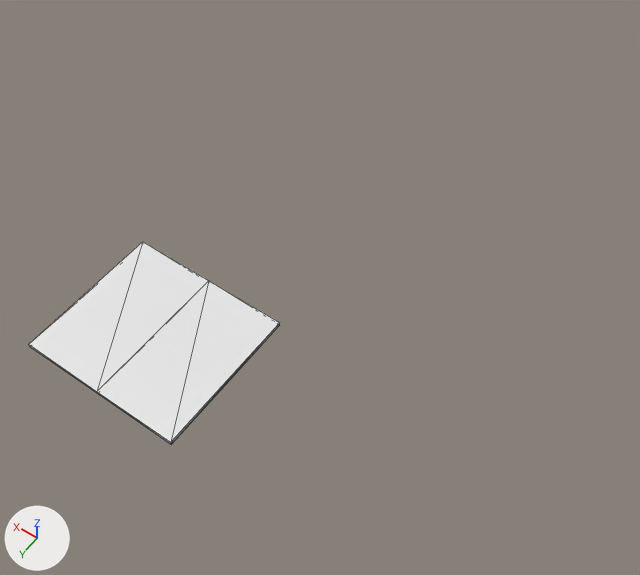
An edit to the glTF model assets/scene/merged-meshes/0_0_-1_MI_Roof01_BC.gltf, drawn before and after from the same camera.
Both versions are drawn from a 50 mm camera at (-40.7, 44.3, 62.7) aimed at (-7.9, -1.6, -9.4). Lighting does not change. The marker at lower left points along +X, +Y and +Z. Mesh edges are drawn as thin lines. Vertices at the same position are counted once.
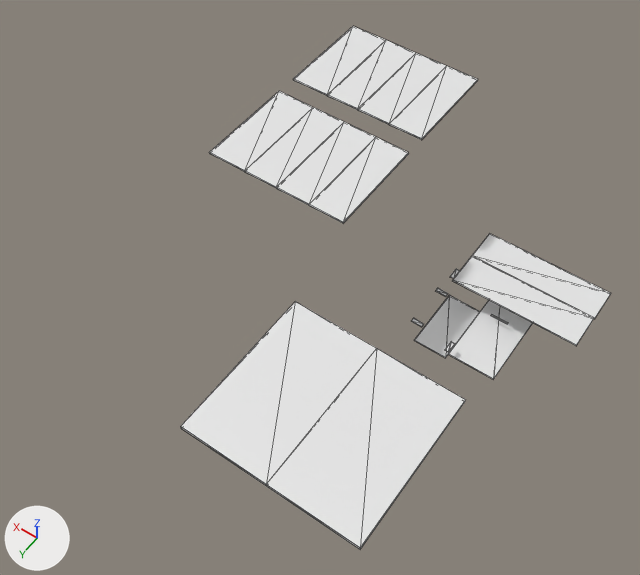
Changed parts and their boxes [x1, y1, x2, y2] in the pictures (640 x 575 px; the box of a moved part takes in the faces that stretch with it):
'Mesh', reshaped (71% wider, 159% taller): before [29, 242, 280, 444]; after [181, 26, 611, 550]
part 1 of me_0_0__1_mi_roof01_bc, moved or reshaped: before [97, 281, 280, 444]; after [266, 349, 466, 550]
part 2 of me_0_0__1_mi_roof01_bc, added: after [450, 269, 460, 279]
part 3 of me_0_0__1_mi_roof01_bc, moved or reshaped: before [29, 242, 208, 394]; after [181, 301, 377, 486]
part 4 of me_0_0__1_mi_roof01_bc, added: after [411, 318, 424, 327]
part 5 of me_0_0__1_mi_roof01_bc, added: after [445, 341, 455, 352]
part 6 of me_0_0__1_mi_roof01_bc, added: after [436, 288, 448, 297]
part 7 of me_0_0__1_mi_roof01_bc, added: after [453, 256, 594, 346]
part 8 of me_0_0__1_mi_roof01_bc, added: after [472, 233, 611, 319]
part 9 of me_0_0__1_mi_roof01_bc, added: after [414, 295, 480, 358]
part 10 of me_0_0__1_mi_roof01_bc, added: after [448, 300, 533, 380]
part 11 of me_0_0__1_mi_roof01_bc, added: after [309, 137, 409, 223]
part 12 of me_0_0__1_mi_roof01_bc, added: after [276, 122, 376, 205]
part 13 of me_0_0__1_mi_roof01_bc, added: after [245, 107, 344, 189]
part 14 of me_0_0__1_mi_roof01_bc, added: after [209, 91, 313, 172]
part 15 of me_0_0__1_mi_roof01_bc, added: after [389, 66, 478, 140]
part 16 of me_0_0__1_mi_roof01_bc, added: after [358, 53, 446, 125]
part 17 of me_0_0__1_mi_roof01_bc, added: after [327, 40, 416, 110]
part 18 of me_0_0__1_mi_roof01_bc, added: after [293, 26, 386, 96]

The change in detail:
me_0_0__1_mi_roof01_bc is used by ob_mesh; location (0.0, 0.0, 0.0).
me_0_0__1_mi_roof01_bc had 16 vertices, 24 faces and spanned x -8.1..9.9, y 5.3..21.3, z -8.0..-7.6.
me_0_0__1_mi_roof01_bc now has 156 vertices, 236 faces and spans x -32.1..7.3, y -29.6..21.3, z -18.3..-0.2.
me_0_0__1_mi_roof01_bc part 1: the loose piece of 8 vertices spanning x -8.1..0.9, y 5.3..21.3, z -8.0..-7.6 is moved by (-20.0, 0.0, 5.0).
me_0_0__1_mi_roof01_bc part 2: a new loose piece, a box spanning x -17.27..-16.8, y -15.07..-13.74, z -13.54..-13.37.
me_0_0__1_mi_roof01_bc part 3: the loose piece of 8 vertices spanning x 0.9..9.9, y 5.3..21.3, z -8.0..-7.6 is moved by (-20.0, 0.0, 5.0).
me_0_0__1_mi_roof01_bc part 4: a new loose piece, a box spanning x -17.04..-15.71, y -8.31..-7.84, z -16.09..-15.92.
me_0_0__1_mi_roof01_bc part 5: a new loose piece, a box spanning x -21.1..-20.63, y -8.02..-6.69, z -16.09..-15.92.
me_0_0__1_mi_roof01_bc part 6: a new loose piece, a box spanning x -17.04..-15.71, y -13.45..-12.98, z -16.09..-15.92.
me_0_0__1_mi_roof01_bc part 7: a new loose piece, a box spanning x -31.98..-17.04, y -18.38..-14.06, z -14.38..-14.18.
me_0_0__1_mi_roof01_bc part 8: a new loose piece, a box spanning x -32.07..-17.03, y -22.53..-18.4, z -14.38..-14.18.
me_0_0__1_mi_roof01_bc part 9: a new loose piece, a box spanning x -20.65..-16.65, y -14.92..-7.3, z -18.31..-18.11.
me_0_0__1_mi_roof01_bc part 10: a new loose piece, a box spanning x -26.34..-20.82, y -19.52..-7.47, z -17.68..-17.48.
me_0_0__1_mi_roof01_bc part 11: a new loose piece, a box spanning x -9.31..-5.31, y -15.26..-3.48, z -0.39..-0.19.
me_0_0__1_mi_roof01_bc part 12: a new loose piece, a box spanning x -5.31..-1.31, y -15.26..-3.48, z -0.39..-0.19.
me_0_0__1_mi_roof01_bc part 13: a new loose piece, a box spanning x -1.31..2.69, y -15.26..-3.48, z -0.39..-0.19.
me_0_0__1_mi_roof01_bc part 14: a new loose piece, a box spanning x 2.69..7.28, y -15.26..-3.48, z -0.39..-0.19.
me_0_0__1_mi_roof01_bc part 15: a new loose piece, a box spanning x -9.31..-5.31, y -29.56..-17.78, z -0.39..-0.19.
me_0_0__1_mi_roof01_bc part 16: a new loose piece, a box spanning x -5.31..-1.31, y -29.56..-17.78, z -0.39..-0.19.
me_0_0__1_mi_roof01_bc part 17: a new loose piece, a box spanning x -1.31..2.69, y -29.56..-17.78, z -0.39..-0.19.
me_0_0__1_mi_roof01_bc part 18: a new loose piece, a box spanning x 2.69..7.28, y -29.56..-17.78, z -0.39..-0.19.
me_0_0__1_mi_roof01_bc part 19: the surface is now shaded flat.
